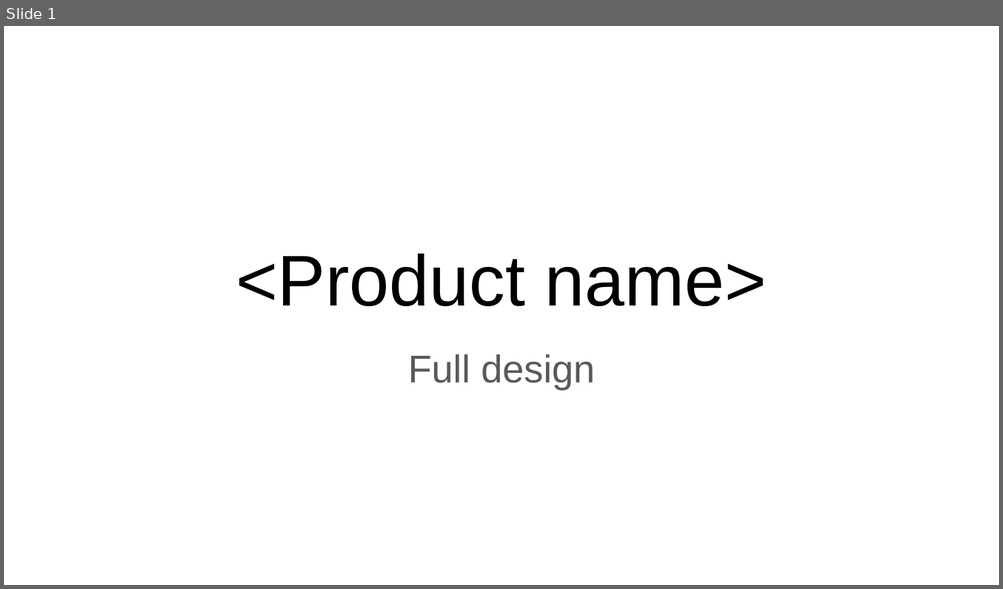
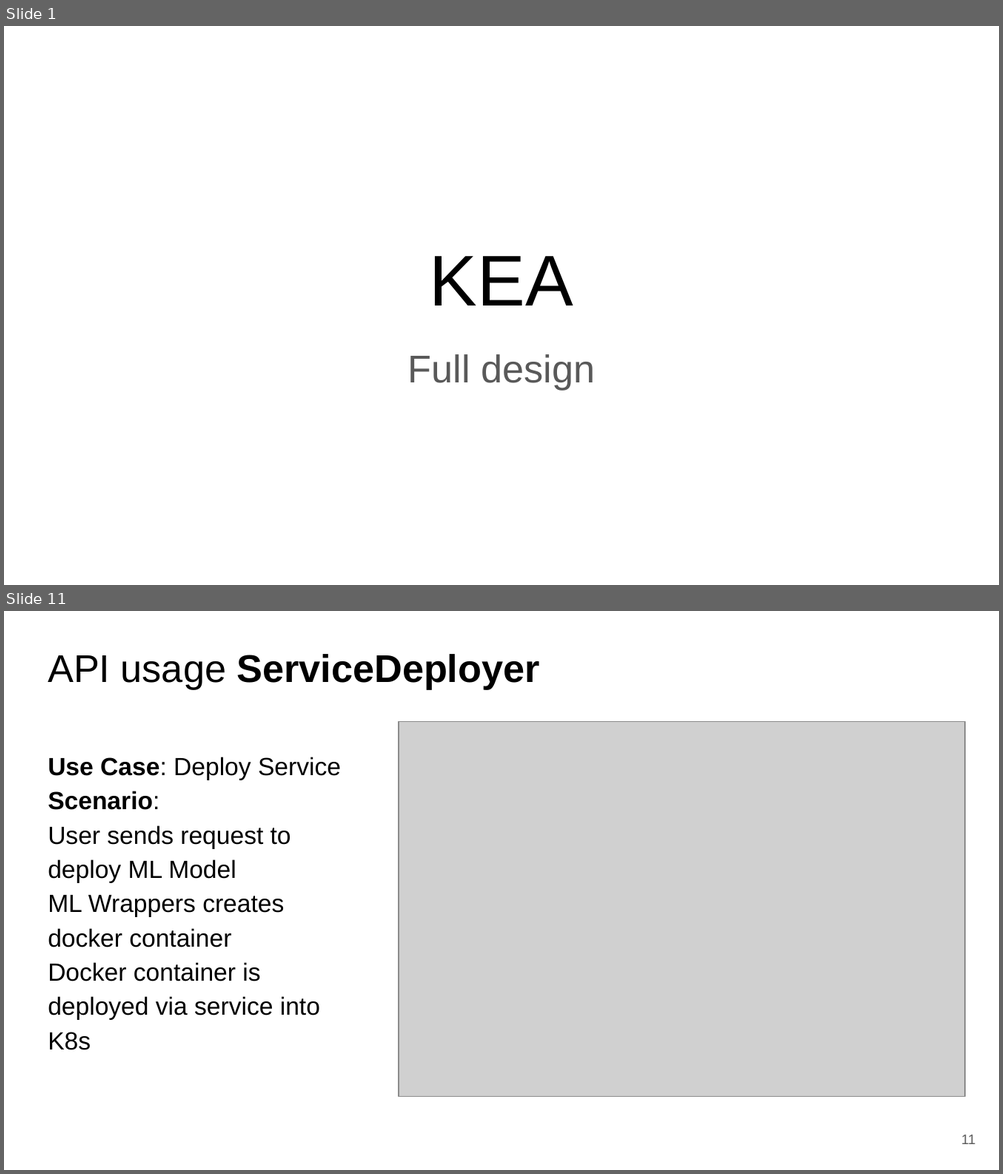
Before and after one commit to fanglores/Advanced-Software-Design, a slide deck: PracticeTasks/Module2/FinalTask_2/FinalTask_2.pptx. Shown one above the other, each under a label of ours: slide 1 before the commit, slides 1 and 11 after it; the slides between them are not shown. The pictures are 1003x589 and 1003x1174 pixels, drawn with LibreOffice and Linux fonts; fonts in the diff are those of the drawing; grey boxes stand for pictures. Boxes give left, top, right and bottom in pixels: in the first picture for what was removed or moved away, otherwise in the second. Text is boxed around its words. In the diff, an @@ line names an element or a change of style, - is before the commit and + after.

```diff
--- a/PracticeTasks/Module2/FinalTask_2/FinalTask_2.pptx
+++ b/PracticeTasks/Module2/FinalTask_2/FinalTask_2.pptx
@@ slide 11 added at [4,611,999,1170], background #FFFFFF @@
@@ title added at [48,654,540,689], 28 pt, text #000000, bold @@
+API usage ServiceDeployer
@@ picture added at [399,721,965,1096] @@
@@ text added at [48,757,341,1051], 18 pt, text #000000 @@
+Use Case: Deploy Service
+Scenario:
+User sends request to deploy ML Model
+ML Wrappers creates docker container
+Docker container is deployed via service into K8s
@@ page number added at [961,1135,975,1145], 10 pt, text #595959 @@
+11
@@ slide 1 changed as well @@
@@ title at [430,256,573,306]: text changed @@
-<Product name>
+KEA
```
Also in this commit, not shown: 2 other slides changed, 13 other slides added, 13 slides removed, 2 other files.
